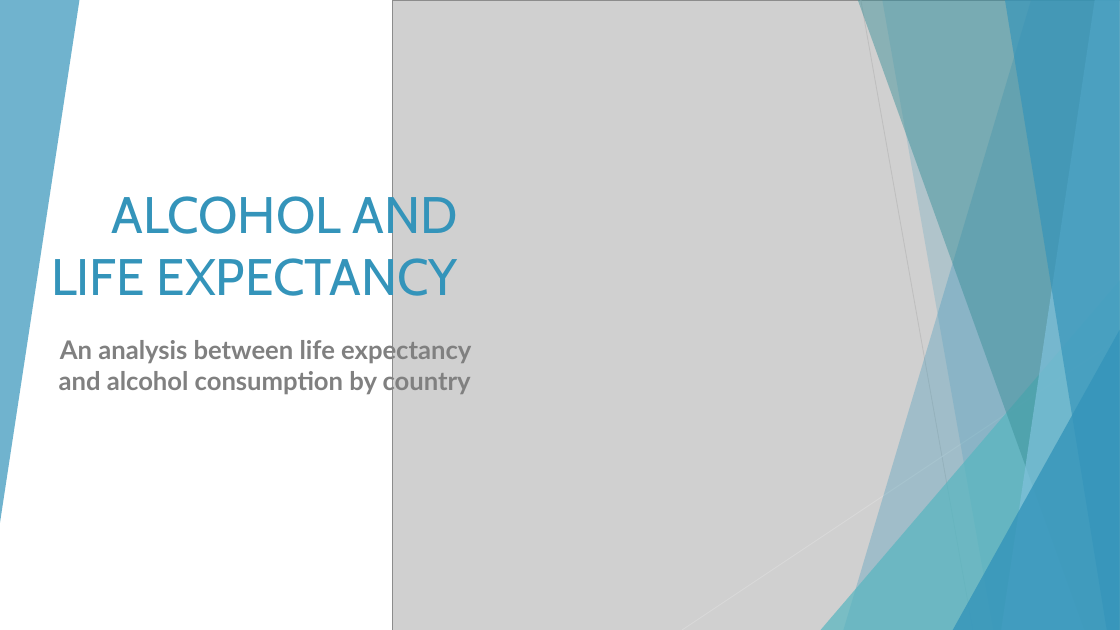
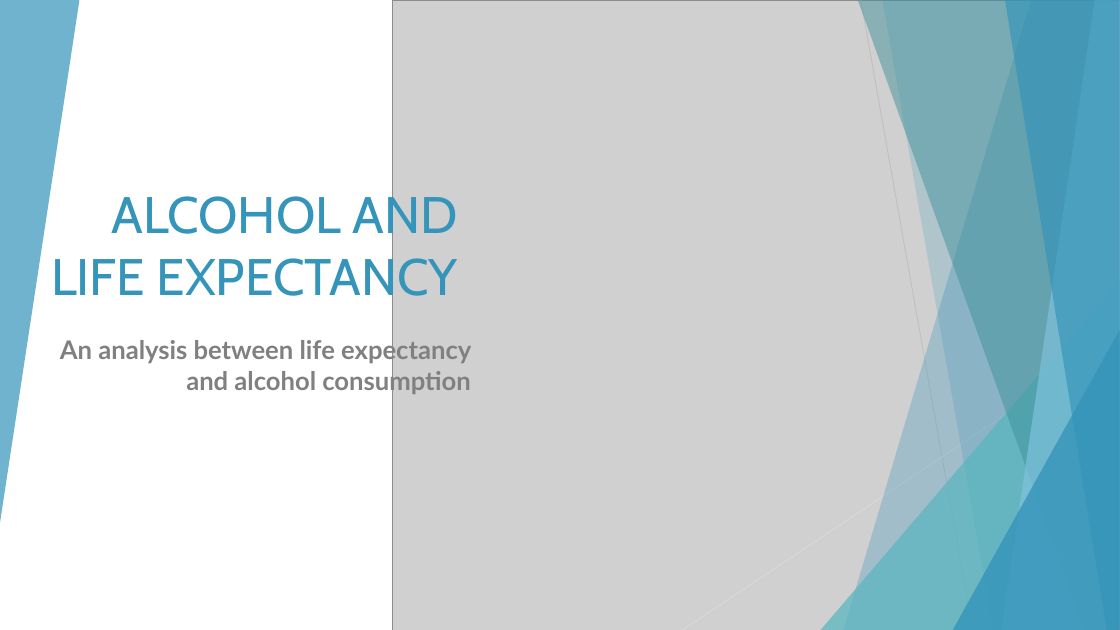
Before and after one commit to jcerda1994/Proyecto_final_1, a slide deck: slide 1 of Final Presentation.pptx. Drawn at 1120x630 pixels with LibreOffice and Linux fonts; fonts in the diff are those of the drawing; grey boxes stand for pictures. Boxes give left, top, right and bottom in pixels: in the first picture for what was removed or moved away, otherwise in the second. Text is boxed around its words. In the diff, an @@ line names an element or a change of style, - is before the commit and + after.

Commit message:
Uploaded final version

```diff
--- a/Final Presentation.pptx
+++ b/Final Presentation.pptx
@@ subtitle at bbox=[60, 337, 471, 395]: text changed @@
-An analysis between life expectancy and alcohol consumption by country
+An analysis between life expectancy and alcohol consumption
```
